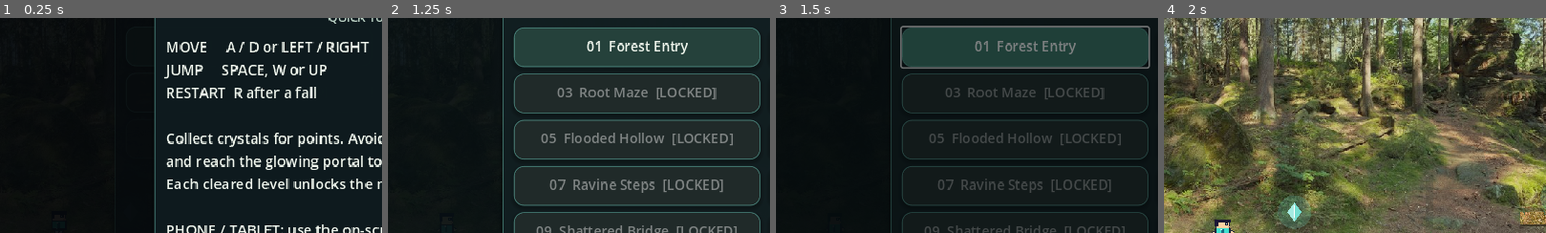
Above: before the commit, frames 1-4 (left to right).
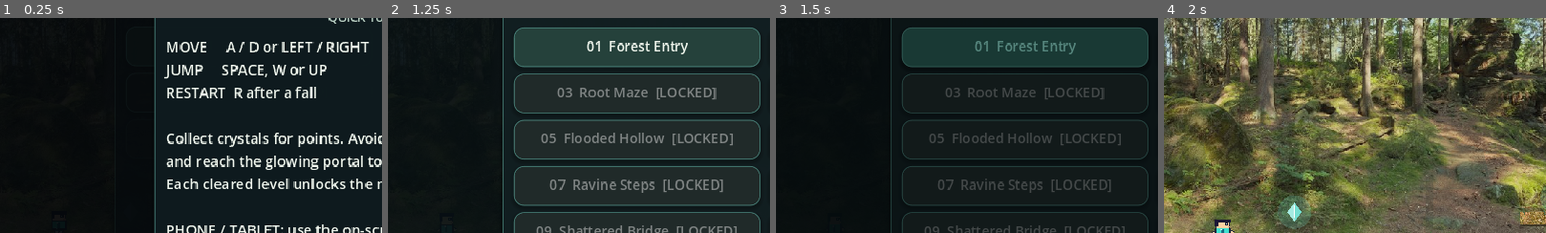
Above: after the commit, the same moments.

Repository: gggevego15-ui/FastWOken
Game: Godot game, scene res://scenes/main.tscn
Two runs of this game, one before a commit and one after it. Both use one fixed random seed, a clock stepped at 60 frames per second and the inputs below.
Inputs:
- Up to frame 1 (0.25 s): no input
- Up to frame 2 (1.25 s): click "LET'S GO!" at 0.5 s
- Up to frame 3 (1.5 s): click "01 Forest Entry" at 1.25 s
- Up to frame 4 (2 s): no input
The pictures show only the part of the screen within x 1-51%, y 22-72%; the shares and areas given below are measured in that part.

Frames 1-2 are identical in both runs. In frame 3, 1.7% of the frame differs, in the area x 32-98%, y 3-24%; in frame 4, nothing differs.

Commit message:
Add focused hover and accessibility feedback to UI buttons

Diff:
--- a/scripts/game.gd
+++ b/scripts/game.gd
@@ -538,6 +538,10 @@
 	menu_button.add_theme_font_size_override("font_size", 15)
 	menu_button.add_theme_color_override("font_color", Color.WHITE)
 	menu_button.add_theme_stylebox_override("normal", _panel_style(Color(0.12, 0.22, 0.36, 0.92)))
+	menu_button.add_theme_stylebox_override("hover", _panel_style(Color("#326d69")))
+	menu_button.add_theme_stylebox_override("pressed", _panel_style(Color("#23534f")))
+	menu_button.add_theme_stylebox_override("focus", _panel_style(Color("#326d69")))
+	menu_button.add_theme_color_override("font_hover_color", Color("#a6ffed"))
 	hud.add_child(menu_button)
 	menu_button.pressed.connect(_show_main_menu)
 
@@ -686,7 +690,14 @@
 		level_button.add_theme_stylebox_override("normal", _panel_style(level_colors[i]))
 		level_button.add_theme_stylebox_override("hover", _panel_style(Color("#387263")))
 		level_button.add_theme_stylebox_override("pressed", _panel_style(Color("#5a9a80")))
+		level_button.add_theme_stylebox_override("focus", _panel_style(Color("#2d665b")))
 		level_button.add_theme_stylebox_override("disabled", _panel_style(Color("#202a29")))
+		level_button.add_theme_color_override("font_hover_color", Color("#a6ffed"))
+		level_button.add_theme_color_override("font_pressed_color", Color("#ffffff"))
+		if i > unlocked_level:
+			level_button.tooltip_text = "Clear the previous stage to unlock this route."
+		else:
+			level_button.tooltip_text = "Enter %s" % names[i].substr(4)
 		grid.add_child(level_button)
 		level_button.pressed.connect(_transition_to_level.bind(i))
 		var button_tween := create_tween()
